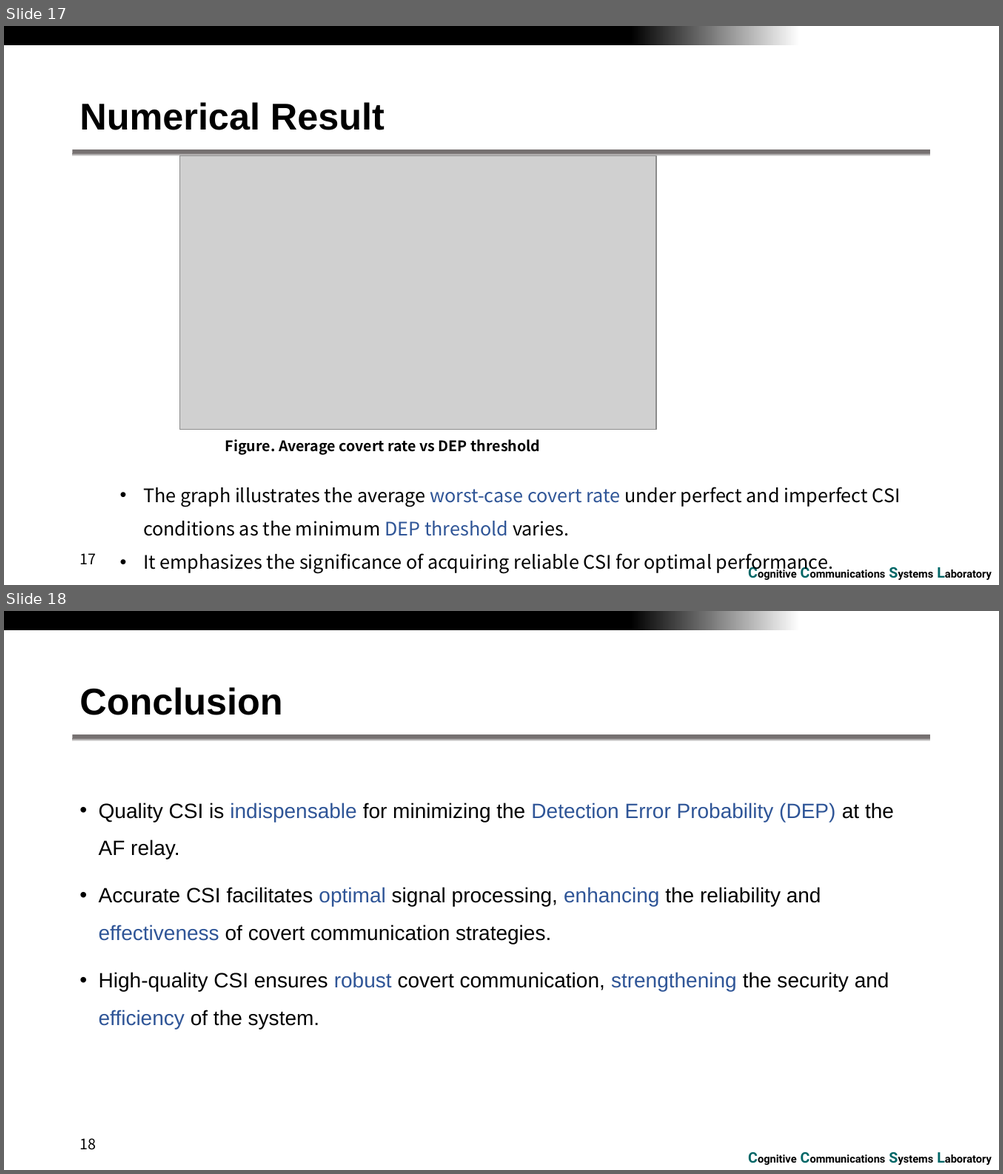
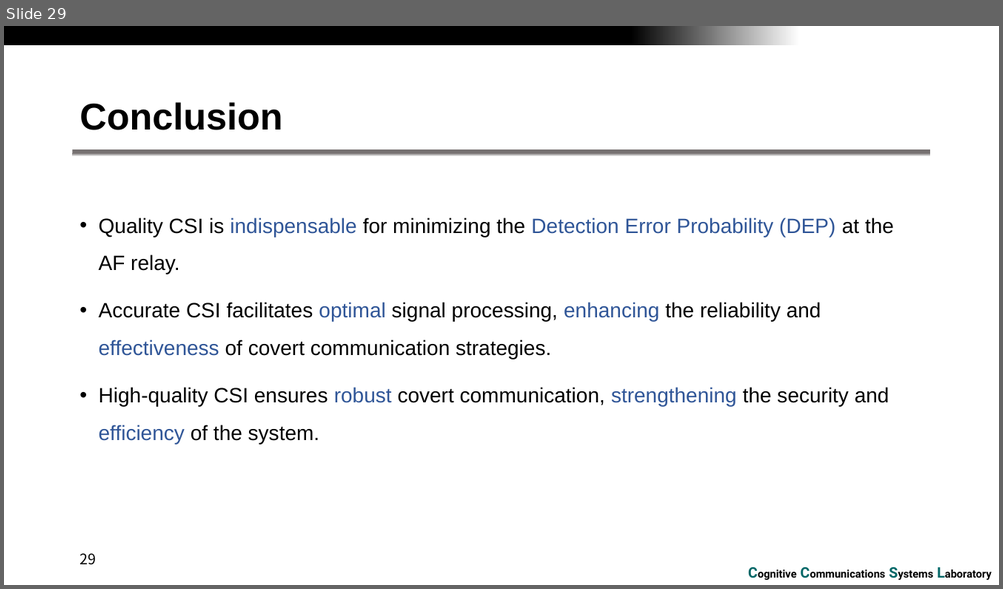
Before and after one commit to RefatHanbat/Presentation-of-SDM, a slide deck: winter_conference_2024.pptx. Shown one above the other, each under a label of ours: slides 17 and 18 before the commit, slide 29 after it. The pictures are 1003x1174 and 1003x589 pixels, drawn with LibreOffice and Linux fonts; fonts in the diff are those of the drawing; grey boxes stand for pictures; background and template pictures are left out. Boxes give left, top, right and bottom in pixels: in the first picture for what was removed or moved away, otherwise in the second. Text is boxed around its words. In the diff, an @@ line names an element or a change of style, - is before the commit and + after.

```diff
--- a/winter_conference_2024.pptx
+++ b/winter_conference_2024.pptx
@@ slide 17 removed at (4, 26, 999, 585), background #FFFFFF; not listed: 3 template elements that a slide beside it also shows @@
@@ title removed at (79, 102, 384, 130) @@
-Numerical Result
@@ picture removed at (180, 156, 657, 429) @@
@@ text removed at (225, 440, 540, 455) @@
-Figure. Average covert rate vs DEP threshold
@@ text removed at (143, 487, 900, 574) @@
-• The graph illustrates the average worst-case covert rate under perfect and imperfect CSI conditions as the minimum DEP threshold varies.
-• It emphasizes the significance of acquiring reliable CSI for optimal performance.
@@ page number removed at (79, 554, 96, 565) @@
-17
@@ what was slide 18 is now slide 29 @@
@@ page number at (79, 554, 96, 565): text changed @@
-18
+29
```
Also in this commit, not shown: 4 slides changed, 22 slides added, 11 other slides removed.
